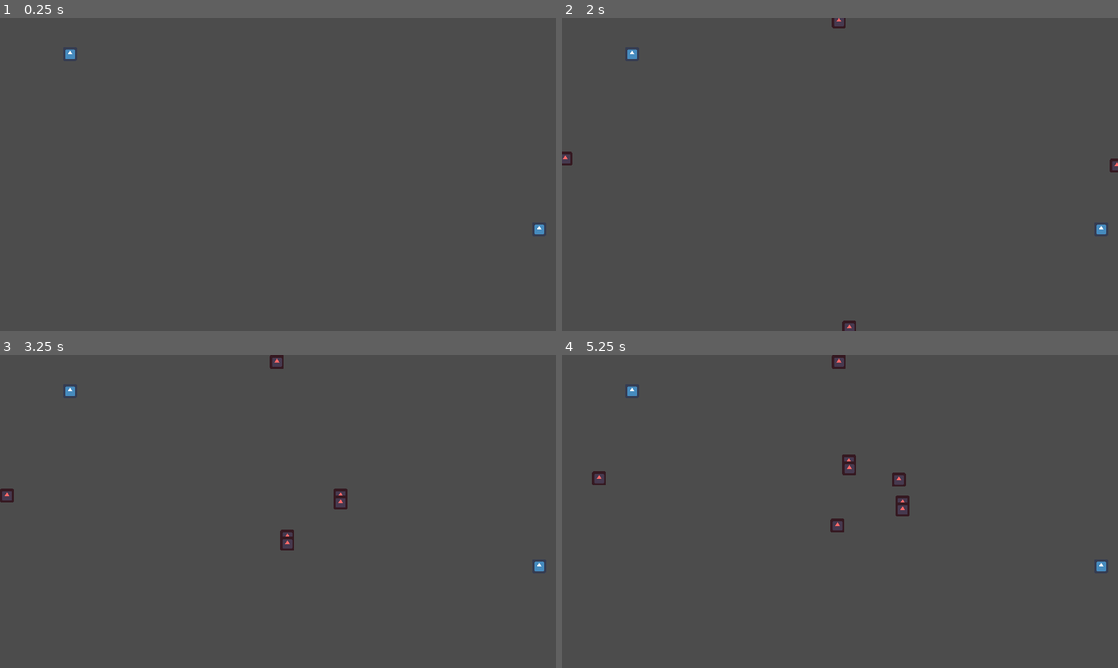
Above: before the commit, frames 1-4 (two rows, left to right).
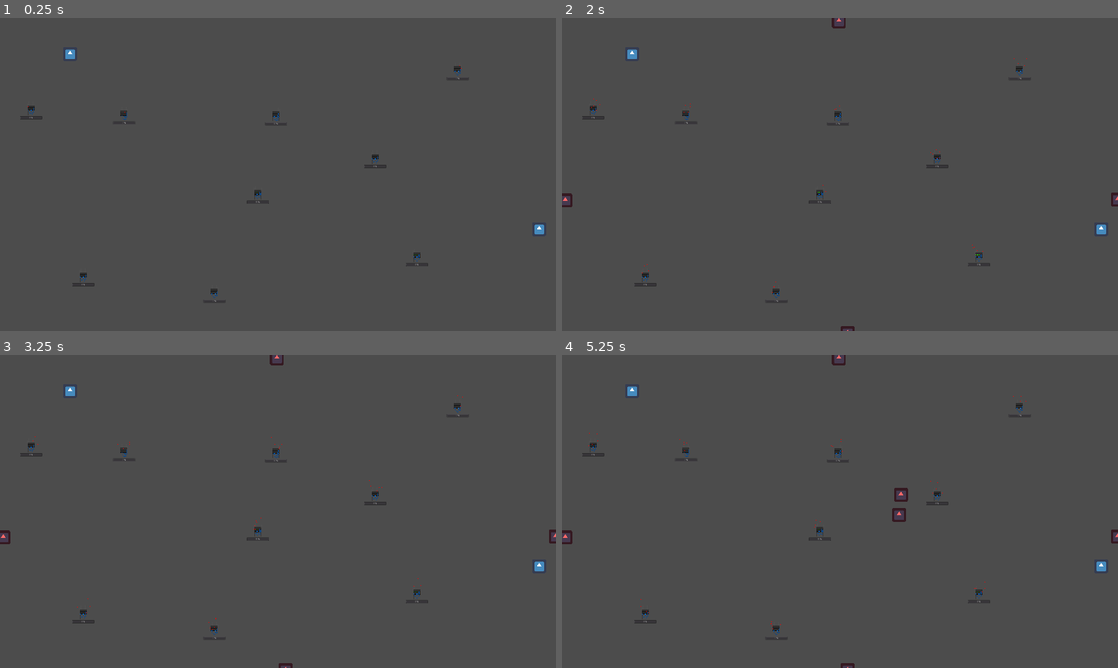
Above: after the commit, the same moments.

Repository: henriiquecampos/global-game-jam-2018
Game: Godot game, scene res://levels/test_level/test_level.tscn
The game is run twice, just before and just after one commit, with the same random seed, the same clock (stepped at 60 frames per second) and the same inputs. The project has no main scene, so this scene is started directly. The engine's default icon, where the game draws it, is replaced by a stand-in: a white triangle on a blue panel in a dark square.
Inputs:
- Up to frame 1 (0.25 s): no input
- Up to frame 2 (2 s): tap Enter at 0.5 s
- Up to frame 3 (3.25 s): no input
- Up to frame 4 (5.25 s): tap Space at 5 s

The runs differ from the first frame. In frame 1, 0.3% of the frame differs, in the area x 3-83%, y 15-91%; in frame 2, 0.5%; in frame 3, 0.7%; in frame 4, 1.0%, in the area x 0-100%, y 0-100%.
Error after the commit: Parse Error: The identifier "CHARGE" isn't declared in the current scope. (res://objects/router/router.gd:15)

Commit message:
Added clients seeking algorithm

Diff:
--- a/source/actors/client/client.gd
+++ b/source/actors/client/client.gd
@@ -19,40 +19,39 @@
 	set_money(1)
 
 func _ready():
-	print(get_speed())
+	set_physics_process(false)
+	yield($Wander, "timeout")
+	set_physics_process(true)
 	$Money.connect("timeout", self, "money_timeout")
 
 func _physics_process(delta):
 	if can_wander:
 		movement(move_dir)
-	else:
-#		seek_tower()
-		pass
 
 func _on_area_entered(area):
-	if area.is_in_group("tower"):
+	if area.is_in_group("ranges"):
 		towers.append(area.get_parent())
 
 func _on_area_exited(area):
-	if area.is_in_group("tower"):
-		towers.remove(area.find(area.get_parent()))
+	if area.is_in_group("ranges"):
+		towers.remove(towers.find(area.get_parent()))
 
 func seek_tower():
-	if towers.size() > 0:
-		$Wander.stop()
-		for t in towers:
-			if target == null:
+	for t in towers:
+		if target == null:
+			target = t
+		else:
+			if t.strength > target.strength:
 				target = t
-			else:
-				if t.power > target.power:
-					target = t
-		movement((get_global_position() - target.get_global_position()).normalized())
-
+	print("seeking")
+	if target.get_player() != "NONE" and global_position.distance_to(target.global_position) > 40:
+		return((target.get_global_position() - get_global_position()).normalized())
 	else:
-		$Wander.start()
+		return(wander())
 
 func wander():
 	var direction = Vector2(rand_range(-50, 50), rand_range(-50, 50))
+	print("wandering")
 	return(direction.normalized())
 
 func toogle_wander():
@@ -63,7 +62,10 @@
 	else:
 		#wait
 		$Wander.set_wait_time(rand_range(2, 4))
-		move_dir = wander()
+		if towers.size() > 0:
+			move_dir = seek_tower()
+		else:
+			move_dir = wander()
 		can_wander = true
 
 func _on_patience_timeout():
@@ -71,7 +73,6 @@
 	leave_screen()
 
 func leave_screen():
-	print("leaving")
 	var t = $Tween
 	var dist = (global_position.distance_to(spawner.global_position))
 	var time = dist / get_speed()
--- a/source/actors/moving_character.gd
+++ b/source/actors/moving_character.gd
@@ -13,6 +13,7 @@
 	move_and_collide(dir * speed * get_physics_process_delta_time())
 	if not can_leave:
 		set_position(Vector2(clamp(position.x, 0 + 32, limit_x - 32), clamp(position.y, 0 + 32, limit_y - 32)))
+
 func _on_body_entered( body ):
 	pass
 
@@ -21,3 +22,7 @@
 
 func _on_area_exited( area ):
 	pass
+
+
+func _on_body_exited( body ):
+	pass
--- a/source/actors/moving_character.tscn
+++ b/source/actors/moving_character.tscn
@@ -50,3 +50,5 @@
 [connection signal="area_exited" from="Area2D" to="." method="_on_area_exited"]
 
 [connection signal="body_entered" from="Area2D" to="." method="_on_body_entered"]
+
+[connection signal="body_exited" from="Area2D" to="." method="_on_body_exited"]
--- a/source/actors/player/input.gd
+++ b/source/actors/player/input.gd
@@ -11,3 +11,6 @@
 		parent.movement(Vector2(1, 0))
 	elif Input.is_action_pressed(parent.player + "_LEFT"):
 		parent.movement(Vector2(-1, 0))
+
+	if Input.is_action_just_pressed(parent.player + "_ACTION"):
+		parent.dominance(parent.interactable)
--- a/source/actors/player/player.gd
+++ b/source/actors/player/player.gd
@@ -1,5 +1,19 @@
 extends "../moving_character.gd"
 export (String, "P1", "P2") var player = "P1"
 
+var interactable = null
+
 func dominance(tower):
-	tower.set_player(player)
+	if tower != null:
+		$Input.set_physics_process(false)
+		tower.set_player(player)
+		yield(tower, "captured")
+		$Input.set_physics_process(true)
+
+func _on_body_entered( body ):
+	if body.is_in_group("routers"):
+		interactable = body
+
+func _on_body_exited( body ):
+	if body.is_in_group("routers"):
+		interactable = null
--- a/source/levels/test_level/test_level.tscn
+++ b/source/levels/test_level/test_level.tscn
@@ -1,7 +1,8 @@
-[gd_scene load_steps=5 format=2]
+[gd_scene load_steps=6 format=2]
 
 [ext_resource path="res://actors/player/player.tscn" type="PackedScene" id=1]
 [ext_resource path="res://objects/spawner/spawner.tscn" type="PackedScene" id=2]
+[ext_resource path="res://objects/router/router.tscn" type="PackedScene" id=3]
 
 [sub_resource type="GDScript" id=1]
 
@@ -76,21 +77,57 @@
 
 [node name="Spawn2" parent="." index="4" instance=ExtResource( 2 )]
 
-position = Vector2( 2555, 679 )
+position = Vector2( 2559, 835 )
 min_spawn_time = 15.0
 max_spawn_time = 30.0
 max_amount = 3
 
 [node name="Spawn3" parent="." index="5" instance=ExtResource( 2 )]
 
-position = Vector2( 15, 647 )
+position = Vector2( 15, 839 )
 min_spawn_time = 15.0
 max_spawn_time = 30.0
 max_amount = 3
 
 [node name="Spawn4" parent="." index="6" instance=ExtResource( 2 )]
 
-position = Vector2( 1323, 1425 )
+position = Vector2( 1315, 1449 )
 min_spawn_time = 15.0
 max_spawn_time = 30.0
 max_amount = 3
+
+[node name="Router" parent="." index="7" instance=ExtResource( 3 )]
+
+position = Vector2( 571, 439 )
+
+[node name="Router9" parent="." index="8" instance=ExtResource( 3 )]
+
+position = Vector2( 143, 415 )
+
+[node name="Router2" parent="." index="9" instance=ExtResource( 3 )]
+
+position = Vector2( 1187, 803 )
+
+[node name="Router3" parent="." index="10" instance=ExtResource( 3 )]
+
+position = Vector2( 1271, 443 )
+
+[node name="Router4" parent="." index="11" instance=ExtResource( 3 )]
+
+position = Vector2( 383, 1183 )
+
+[node name="Router5" parent="." index="12" instance=ExtResource( 3 )]
+
+position = Vector2( 1919, 1091 )
+
+[node name="Router6" parent="." index="13" instance=ExtResource( 3 )]
+
+position = Vector2( 2107, 235 )
+
+[node name="Router7" parent="." index="14" instance=ExtResource( 3 )]
+
+position = Vector2( 1727, 639 )
+
+[node name="Router8" parent="." index="15" instance=ExtResource( 3 )]
+
+position = Vector2( 987, 1259 )
--- a/source/objects/router/router.gd
+++ b/source/objects/router/router.gd
@@ -1,15 +1,17 @@
 extends StaticBody2D
 
 enum states {IDLE, CHARGE}
-enum players {NONE, P1, P2}
 
 var state = 0 setget set_state, get_state
-var player = NONE setget set_player, get_player
+export (String, "NONE", "P1", "P2") var player = "NONE" setget set_player, get_player
 export(float) var charging_time = 2.0
 
+var strength = 0
 signal captured
 
 func set_state(value):
+	if !is_inside_tree():
+		return
 	state = CHARGE
 	$Sprite.play("charging")
 	$CaptureTime.start()
@@ -17,6 +19,10 @@
 	$Sprite.play("idle")
 	emit_signal("captured")
 	state = IDLE
+	if get_player() == "P1":
+		$Particles2D.set_self_modulate(Color("00ffff"))
+	else:
+		$Particles2D.set_self_modulate(Color("ff00ff"))
 	$Tween.interpolate_method($ProgressBar, "set_value", $ProgressBar.get_value(), 100, charging_time, $Tween.TRANS_SINE, $Tween.EASE_IN_OUT)
 	$Tween.start()
 
@@ -24,9 +30,15 @@
 	return(state)
 
 func set_player(value):
+	if !is_inside_tree():
+		return
 	if get_state() != CHARGE:
+		$ProgressBar.set_value(0)
 		player = value
 		set_state(CHARGE)
 
 func get_player():
 	return(player)
+
+func _on_charge_bar_changed( value ):
+	strength = value
--- a/source/objects/router/router.tscn
+++ b/source/objects/router/router.tscn
@@ -1,10 +1,10 @@
-[gd_scene load_steps=9 format=2]
+[gd_scene load_steps=12 format=2]
 
 [ext_resource path="res://objects/router/router.gd" type="Script" id=1]
-[ext_resource path="res://objects/router/Router3.png" type="Texture" id=2]
-[ext_resource path="res://objects/router/Router4.png" type="Texture" id=3]
-[ext_resource path="res://objects/router/Router1.png" type="Texture" id=4]
-[ext_resource path="res://objects/router/Router2.png" type="Texture" id=5]
+[ext_resource path="res://objects/router/Router1.png" type="Texture" id=2]
+[ext_resource path="res://objects/router/Router2.png" type="Texture" id=3]
+[ext_resource path="res://objects/router/Router3.png" type="Texture" id=4]
+[ext_resource path="res://objects/router/Router4.png" type="Texture" id=5]
 
 [sub_resource type="RectangleShape2D" id=1]
 
@@ -14,23 +14,79 @@
 [sub_resource type="CircleShape2D" id=2]
 
 custom_solver_bias = 0.0
-radius = 75.0
+radius = 479.895
 
 [sub_resource type="SpriteFrames" id=3]
 
 animations = [ {
 "frames": [ ExtResource( 2 ), ExtResource( 3 ) ],
 "loop": true,
-"name": "charging",
+"name": "idle",
 "speed": 4.0
 }, {
 "frames": [ ExtResource( 4 ), ExtResource( 5 ) ],
 "loop": true,
-"name": "idle",
+"name": "charging",
 "speed": 4.0
 } ]
 
-[node name="Router" type="StaticBody2D" index="0"]
+[sub_resource type="Curve" id=4]
+
+min_value = 0.0
+max_value = 1.0
+bake_resolution = 100
+_data = [ Vector2( 0, 0.242188 ), 0.0, 0.785495, 0, 0, Vector2( 1, 1 ), 0.0, 0.0, 0, 0 ]
+
+[sub_resource type="CurveTexture" id=5]
+
+flags = 4
+width = 2048
+curve = SubResource( 4 )
+
+[sub_resource type="ParticlesMaterial" id=6]
+
+render_priority = 0
+trail_divisor = 1
+emission_shape = 2
+emission_box_extents = Vector3( 32, 16, 1 )
+flag_align_y = false
+flag_rotate_y = false
+flag_disable_z = true
+spread = 90.0
+flatness = 0.0
+gravity = Vector3( 0, -98, 0 )
+initial_velocity = 1.0
+initial_velocity_random = 0.0
+angular_velocity = 7.51096e-43
+angular_velocity_random = 0.0
+orbit_velocity = 0.0
+orbit_velocity_random = 0.0
+linear_accel = 0.0
+linear_accel_random = 0.0
+radial_accel = 0.0
+radial_accel_random = 0.0
+tangential_accel = 0.0
+tangential_accel_random = 0.0
+damping = 0.0
+damping_random = 0.0
+angle = 0.0
+angle_random = 0.0
+scale = 2.95
+scale_random = 0.0
+scale_curve = SubResource( 5 )
+color = Color( 1, 1, 1, 1 )
+hue_variation = 0.0
+hue_variation_random = 0.0
+anim_speed = 0.0
+anim_speed_random = 0.0
+anim_offset = 0.0
+anim_offset_random = 0.0
+anim_loop = false
+_sections_unfolded = [ "Scale" ]
+
+[node name="Router" type="StaticBody2D" groups=[
+"routers",
+]]
 
 input_pickable = false
 collision_layer = 1
@@ -41,6 +97,7 @@
 bounce = 0.0
 script = ExtResource( 1 )
 _sections_unfolded = [ "Transform" ]
+player = "NONE"
 charging_time = 8.0
 
 [node name="Shape" type="CollisionShape2D" parent="." index="0"]
@@ -48,7 +105,9 @@
 position = Vector2( 0, 18 )
 shape = SubResource( 1 )
 
-[node name="Range" type="Area2D" parent="." index="1"]
+[node name="Range" type="Area2D" parent="." index="1" groups=[
+"ranges",
+]]
 
 input_pickable = true
 gravity_vec = Vector2( 0, 1 )
@@ -72,18 +131,11 @@
 [node name="CaptureTime" type="Timer" parent="." index="3"]
 
 process_mode = 1
-wait_time = 4.0
+wait_time = 2.0
 one_shot = false
 autostart = false
 
-[node name="Timer" type="Timer" parent="." index="4"]
-
-process_mode = 1
-wait_time = 1.0
-one_shot = true
-autostart = true
-
-[node name="ProgressBar" type="ProgressBar" parent="." index="5"]
+[node name="ProgressBar" type="ProgressBar" parent="." index="4"]
 
 anchor_left = 0.0
 anchor_top = 0.0
@@ -107,7 +159,7 @@
 rounded = false
 percent_visible = true
 
-[node name="Tween" type="Tween" parent="." index="6"]
+[node name="Tween" type="Tween" parent="." index="5"]
 
 repeat = false
 playback_process_mode = 1
@@ -116,4 +168,27 @@
 playback/repeat = false
 playback/speed = 1.0
 
-[connection signal="timeout" from="Timer" to="." method="set_player" binds= [ 1 ]]
+[node name="Particles2D" type="Particles2D" parent="." index="6"]
+
+self_modulate = Color( 1, 0, 0, 1 )
+emitting = true
+amount = 8
+lifetime = 1.0
+one_shot = false
+preprocess = 0.0
+speed_scale = 1.0
+explosiveness = 0.0
+randomness = 0.0
+fixed_fps = 0
+fract_delta = true
+visibility_rect = Rect2( -100, -100, 200, 200 )
+local_coords = true
+draw_order = 0
+process_material = SubResource( 6 )
+texture = null
+normal_map = null
+h_frames = 1
+v_frames = 1
+_sections_unfolded = [ "Process Material", "Textures", "Visibility" ]
+
+[connection signal="value_changed" from="ProgressBar" to="." method="_on_charge_bar_changed"]
--- a/source/project.godot
+++ b/source/project.godot
@@ -17,7 +17,6 @@
 
 window/size/width=1280
 window/size/height=720
-window/size/resizable=false
 window/handheld/emulate_touchscreen=true
 window/stretch/mode="2d"
 window/stretch/aspect="keep_width"
